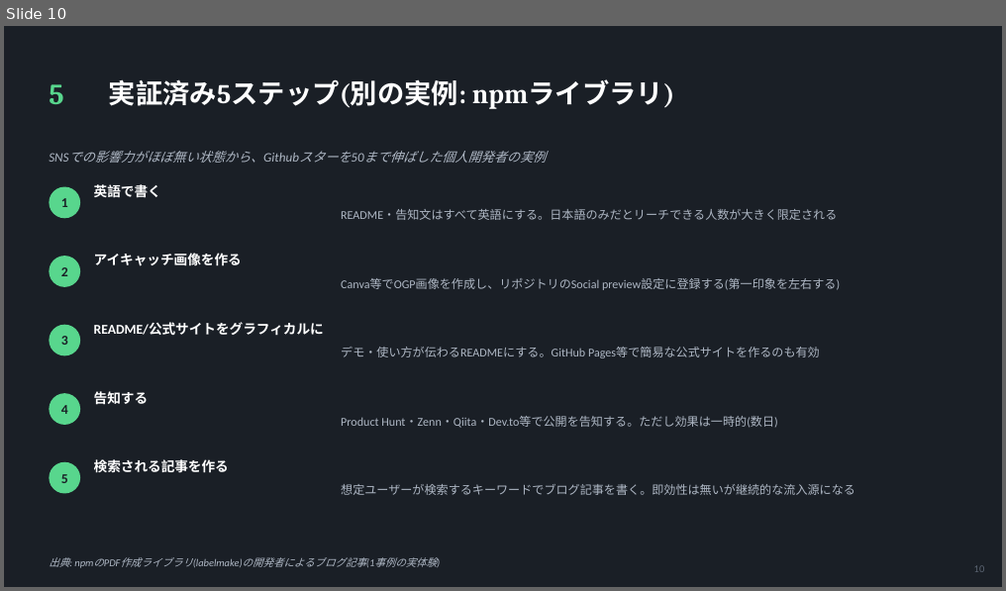
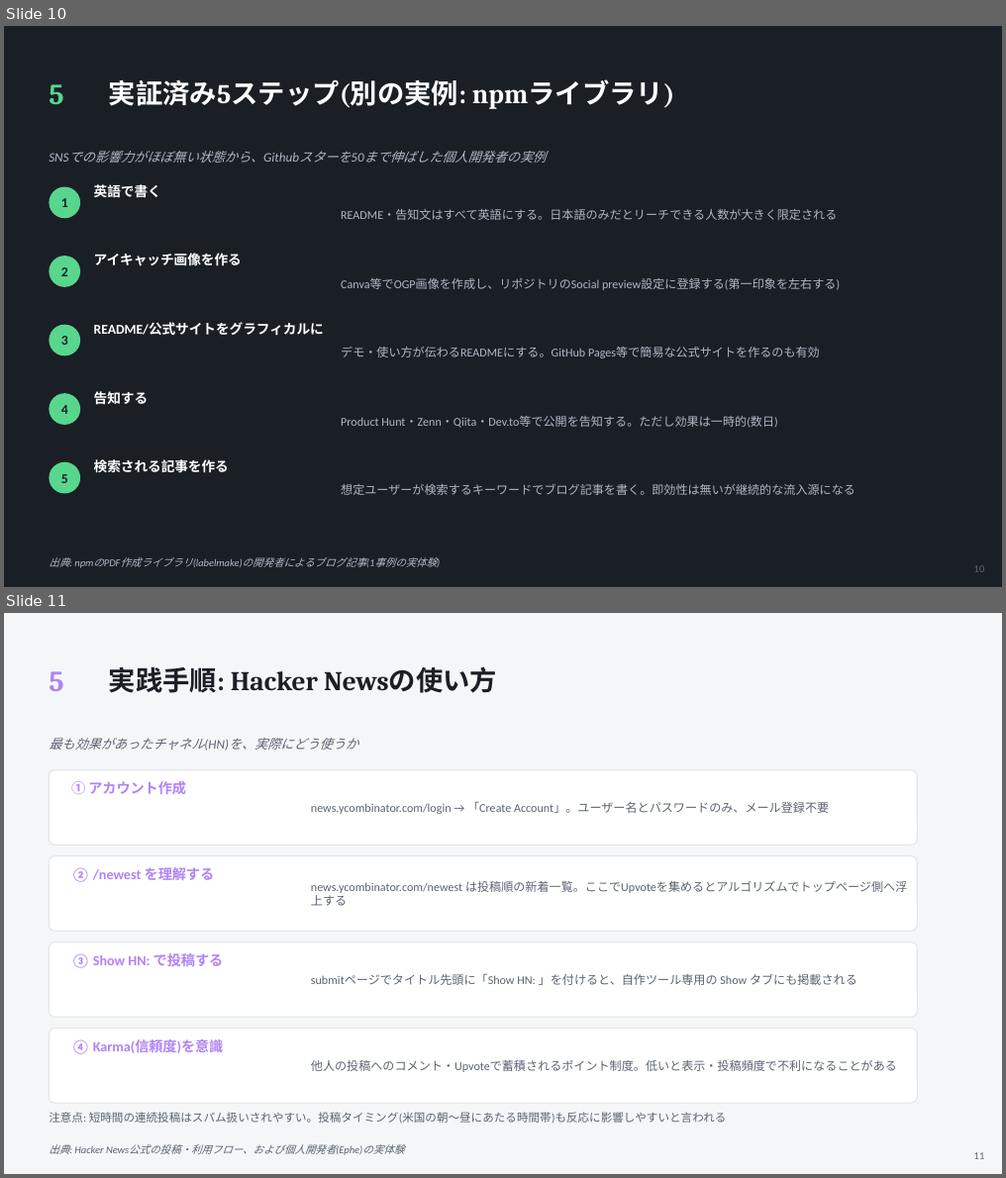
Before and after one commit to w-index-m/tech-notes, a slide deck: github-strategy-guide.pptx. Shown one above the other, each under a label of ours: slide 10 before the commit, slides 10 and 11 after it. The pictures are 1006x591 and 1006x1178 pixels, drawn with LibreOffice and Linux fonts; fonts in the diff are those of the drawing. Boxes give left, top, right and bottom in pixels: in the first picture for what was removed or moved away, otherwise in the second. Text is boxed around its words. In the diff, an @@ line names an element or a change of style, - is before the commit and + after.

```diff
--- a/github-strategy-guide.pptx
+++ b/github-strategy-guide.pptx
@@ slide 11 added at (4, 613, 1002, 1174), background #F5F6F8 @@
@@ text added at (49, 671, 63, 691), 28 pt, text #B084F5, bold @@
+5
@@ text added at (109, 666, 497, 693), 26 pt, text #1A1F26, bold @@
+実践手順: Hacker Newsの使い方
@@ text added at (49, 738, 358, 751), 12.5 pt, text #5B6472, italic @@
+最も効果があったチャネル(HN)を、実際にどう使うか
@@ rounded rectangle added at (49, 770, 918, 845), fill #FFFFFF, outline #E3E6EA 1 pt @@
@@ text added at (71, 781, 186, 794), 13.5 pt, text #B084F5, bold @@
+① アカウント作成
@@ text added at (311, 802, 829, 814), 11.5 pt, text #5B6472 @@
+news.ycombinator.com/login → 「Create Account」。ユーザー名とパスワードのみ、メール登録不要
@@ rounded rectangle added at (49, 857, 918, 931), fill #FFFFFF, outline #E3E6EA 1 pt @@
@@ text added at (71, 867, 215, 882), 13.5 pt, text #B084F5, bold @@
+② /newest を理解する
@@ text added at (311, 881, 907, 893), 11.5 pt, text #5B6472 @@
+news.ycombinator.com/newest は投稿順の新着一覧。ここでUpvoteを集めるとアルゴリズムでトップページ側へ浮上する
@@ rounded rectangle added at (49, 943, 918, 1017), fill #FFFFFF, outline #E3E6EA 1 pt @@
@@ text added at (71, 954, 224, 968), 13.5 pt, text #B084F5, bold @@
+③ Show HN: で投稿する
@@ text added at (311, 974, 857, 985), 11.5 pt, text #5B6472 @@
+submitページでタイトル先頭に「Show HN: 」を付けると、自作ツール専用の Show タブにも掲載される
@@ rounded rectangle added at (49, 1029, 918, 1103), fill #FFFFFF, outline #E3E6EA 1 pt @@
@@ text added at (71, 1040, 223, 1055), 13.5 pt, text #B084F5, bold @@
+④ Karma(信頼度)を意識
@@ text added at (311, 1060, 897, 1072), 11.5 pt, text #5B6472 @@
+他人の投稿へのコメント・Upvoteで蓄積されるポイント制度。低いと表示・投稿頻度で不利になることがある
@@ text added at (49, 1112, 727, 1124), 11 pt, text #5B6472 @@
+注意点: 短時間の連続投稿はスパム扱いされやすい。投稿タイミング(米国の朝〜昼にあたる時間帯)も反応に影響しやすいと言われる
@@ text added at (49, 1145, 404, 1156), 10 pt, text #5B6472, italic @@
+出典: Hacker News公式の投稿・利用フロー、および個人開発者(Ephe)の実体験
@@ text added at (974, 1153, 985, 1159), 10 pt, text #5B6472 @@
+11
```
Also in this commit, not shown: 2 slides changed.
